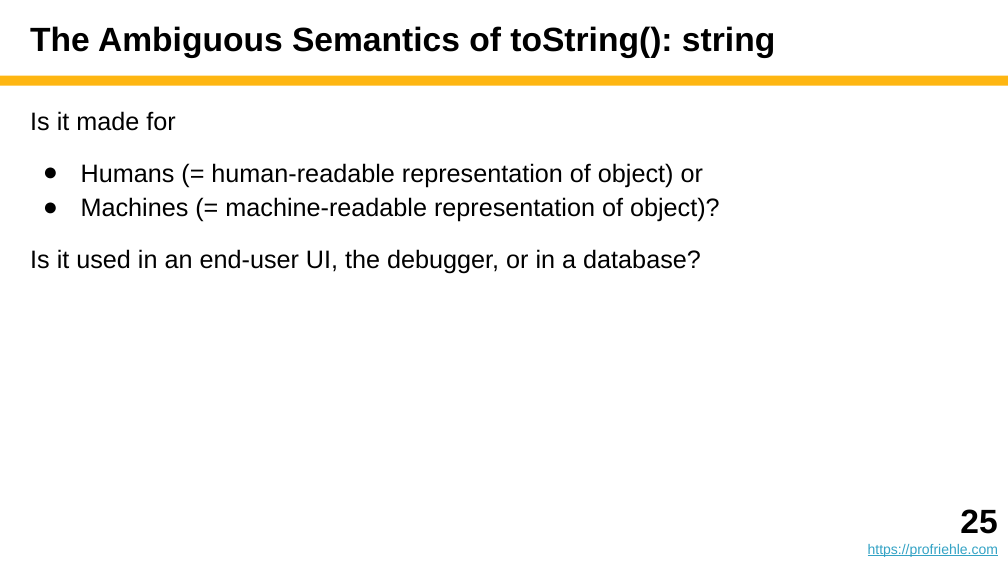
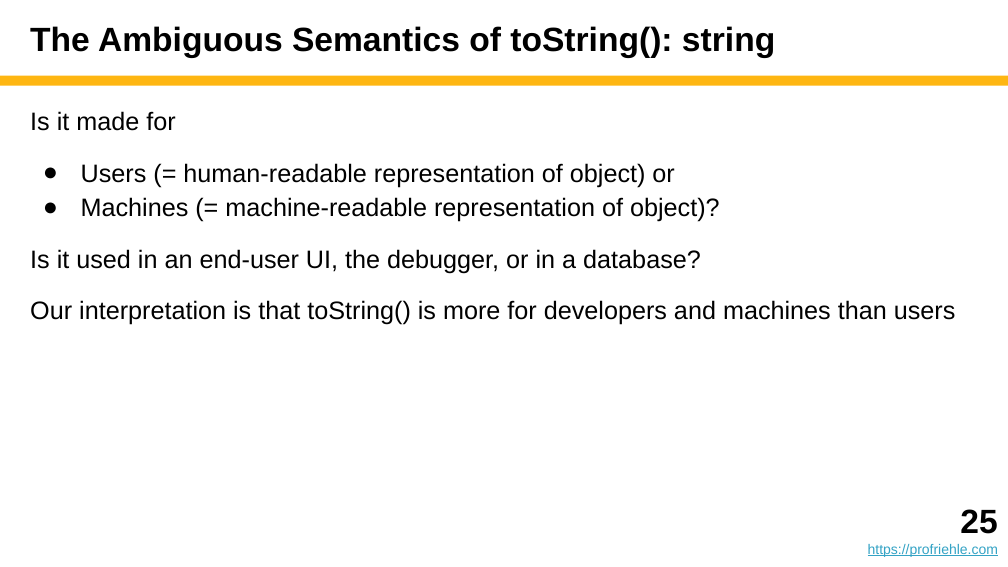
Before and after one commit to dirkriehle/adap-course, a slide deck: slide 25 of Lecture slides/ADAP B01 - Method Types and Properties.pptx. Drawn at 1008x567 pixels with LibreOffice and Linux fonts; fonts in the diff are those of the drawing. Boxes give left, top, right and bottom in pixels: in the first picture for what was removed or moved away, otherwise in the second. Text is boxed around its words. In the diff, an @@ line names an element or a change of style, - is before the commit and + after.

```diff
--- a/Lecture slides/ADAP B01 - Method Types and Properties.pptx
+++ b/Lecture slides/ADAP B01 - Method Types and Properties.pptx
@@ text at box(81, 163, 674, 187): text changed @@
-● Humans (= human-readable representation of object) or
+● Users (= human-readable representation of object) or
@@ text at box(30, 300, 956, 325): paragraph added @@
+Our interpretation is that toString() is more for developers and machines than users
```
Also in this commit, not shown: 20 other slides changed, 9 other files.
